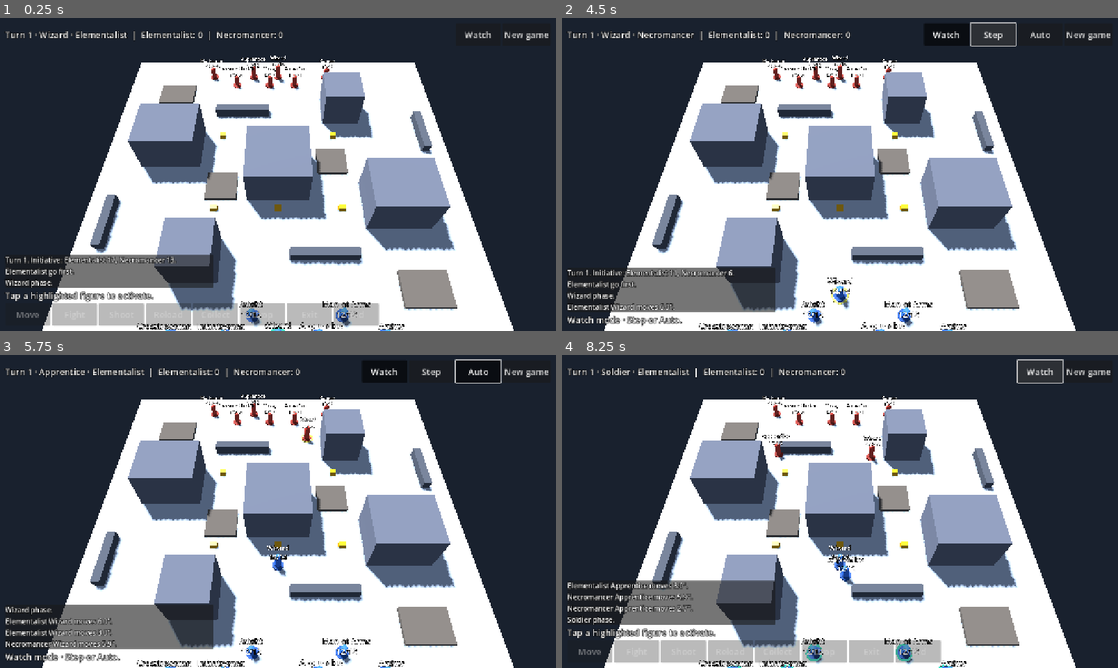
Above: before the commit, frames 1-4 (two rows, left to right).
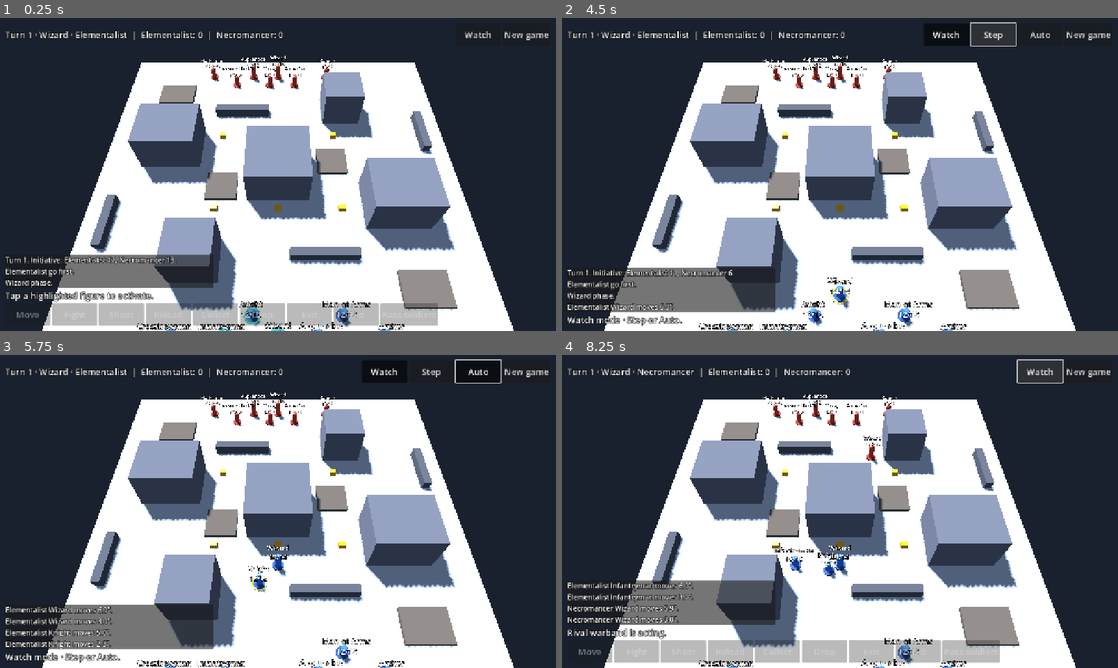
Above: after the commit, the same moments.

Repository: drag0nblad3/Frostgame
Game: Godot game, scene res://scenes/main.tscn
The game is run twice, just before and just after one commit, with the same random seed, the same clock (stepped at 60 frames per second) and the same inputs.
Inputs:
- Up to frame 1 (0.25 s): no input
- Up to frame 2 (4.5 s): click "New game" at 0.5 s; click "New game" at 1.25 s; click "Watch" at 2 s; click "Watch" at 2.75 s; click "Watch" at 3.5 s; click "Step" at 4.25 s
- Up to frame 3 (5.75 s): click "Auto" at 5 s
- Up to frame 4 (8.25 s): click "Watch" at 5.75 s; click "Step" at 6.5 s; click "Auto" at 7.25 s; click "Watch" at 8 s

The runs differ from the first frame. In frame 1, 0.7% of the frame differs, in the area x 39-79%, y 91-100%; in frame 2, 0.4%; in frame 3, 1.8%; in frame 4, 3.7%, in the area x 1-79%, y 4-100%.

Commit message:
Implement normal wizard and apprentice early-phase soldier activations

Diff:
--- a/src/core/explain/explainer.gd
+++ b/src/core/explain/explainer.gd
@@ -21,6 +21,8 @@
 			return "Turn %d. Initiative: %s. %s go first." % [d["turn"], ", ".join(parts), s.side_names[d["order"][0]]]
 		"phase":
 			return "%s phase." % Phase.name_of(d["phase"])
+		"early_phase_finished":
+			return "%s pass their remaining early soldier activations." % s.side_names[d["side"]]
 		"move":
 			return "%s moves %.1f\"." % [name_of(s, d["id"]), d["cost"]]
 		"fight":
--- /dev/null
+++ b/src/core/rules/turn/early_phase.gd
@@ -0,0 +1,70 @@
+class_name EarlyPhase
+extends RefCounted
+## Wizard/apprentice phase eligibility snapshot and normal individual activations (pp. 40–43).
+## Separate group activation (all movement before second actions) is a later rule.
+
+const MAX_SOLDIERS := 3
+const RANGE := 3.0
+
+var leaders := {}
+var eligible := {}
+var used := {}
+var closed := {}
+
+
+func capture(s: GameState) -> void:
+	leaders.clear()
+	eligible.clear()
+	used.clear()
+	closed.clear()
+	if s.phase not in [Phase.WIZARD, Phase.APPRENTICE]:
+		return
+	for side in s.side_count():
+		var leader: Figure = null
+		for f in s.side_figures(side):
+			if Phase.of_figure(f) == s.phase and not f.activated:
+				leader = f
+				break
+		if leader == null:
+			continue
+		leaders[side] = leader.id
+		used[side] = 0
+		var ids: Array[int] = []
+		for soldier in s.side_figures(side):
+			if soldier.activated or Phase.of_figure(soldier) != Phase.SOLDIER:
+				continue
+			var edge_distance := maxf(leader.pos.distance_to(soldier.pos) - 2.0 * Figure.BASE_RADIUS, 0.0)
+			if edge_distance <= RANGE and LineOfSight.check(s.board, leader.pos, soldier.pos).clear:
+				ids.append(soldier.id)
+		eligible[side] = ids
+
+
+func waiting(s: GameState, side: int) -> Array[Figure]:
+	var out: Array[Figure] = []
+	if not leaders.has(side) or closed.get(side, false):
+		return out
+	var leader := s.figure(leaders[side])
+	# If a rival removed the leader before its side started, it gets no early activations.
+	if not leader.in_play() and not leader.activated:
+		return out
+	if leader.in_play() and not leader.activated:
+		out.append(leader)
+	if int(used[side]) >= MAX_SOLDIERS:
+		return out
+	for id: int in eligible[side]:
+		var f := s.figure(id)
+		if f.in_play() and not f.activated:
+			out.append(f)
+	return out
+
+
+func record_activation(s: GameState, f: Figure) -> void:
+	if s.phase in [Phase.WIZARD, Phase.APPRENTICE] and Phase.of_figure(f) == Phase.SOLDIER:
+		used[f.side] = int(used.get(f.side, 0)) + 1
+
+
+func can_finish(s: GameState, side: int) -> bool:
+	if s.phase not in [Phase.WIZARD, Phase.APPRENTICE] or not leaders.has(side) or closed.get(side, false):
+		return false
+	var leader := s.figure(leaders[side])
+	return leader.activated and not waiting(s, side).is_empty()
--- a/src/core/rules/turn/phase.gd
+++ b/src/core/rules/turn/phase.gd
@@ -1,8 +1,8 @@
 class_name Phase
 extends RefCounted
 ## Turn phases in order. Each figure activates in the phase matching its role.
-## TODO(rules): the wizard's group activation (soldiers within 3") and the
-## creature phase are not modelled yet.
+## EarlyPhase handles normal wizard/apprentice soldier eligibility.
+## TODO(rules): simultaneous group activation and creature phase are pending.
 
 enum { WIZARD, APPRENTICE, SOLDIER }
 
--- a/src/core/state/game_controller.gd
+++ b/src/core/state/game_controller.gd
@@ -42,6 +42,7 @@
 	if state.active_id != -1 or f == null or not activatable().has(f):
 		return false
 	state.active_id = id
+	state.early.record_activation(state, f)
 	f.actions_left = 2
 	f.moves_taken = 0
 	f.acted = false
@@ -189,3 +190,17 @@
 
 func can_exit_table(node: Vector2i, r: MoveReach = null) -> bool:
 	return _loot.can_exit(node, r)
+
+
+func can_finish_early_phase() -> bool:
+	return not state.over and state.active_id == -1 and state.early.can_finish(state, state.current_side())
+
+
+func finish_early_phase() -> bool:
+	if not can_finish_early_phase():
+		return false
+	var side := state.current_side()
+	state.early.closed[side] = true
+	emit("early_phase_finished", {"side": side})
+	_flow.after_activation()
+	return true
--- a/src/core/state/game_state.gd
+++ b/src/core/state/game_state.gd
@@ -9,6 +9,7 @@
 var side_names: Array[String] = []
 var turn := 0
 var phase := Phase.WIZARD
+var early := EarlyPhase.new()
 ## Sides in initiative order this turn, and whose go it is within the phase.
 var order: Array[int] = []
 var order_index := 0
@@ -66,6 +67,8 @@
 
 ## Figures of `side` still waiting to activate in the current phase.
 func waiting(side: int) -> Array[Figure]:
+	if phase in [Phase.WIZARD, Phase.APPRENTICE]:
+		return early.waiting(self, side)
 	var out: Array[Figure] = []
 	for f in side_figures(side):
 		if not f.activated and Phase.of_figure(f) == phase:
--- a/src/core/state/turn_flow.gd
+++ b/src/core/state/turn_flow.gd
@@ -30,6 +30,7 @@
 	s.order = ini["order"]
 	s.order_index = 0
 	s.phase = Phase.WIZARD
+	s.early.capture(s)
 	_c.emit("turn_start", {"turn": s.turn, "order": s.order, "rolls": ini["rolls"]})
 	_c.emit("phase", {"phase": s.phase})
 	_settle()
@@ -53,6 +54,7 @@
 			start_turn()
 			return
 		s.phase = Phase.ORDER[i]
+		s.early.capture(s)
 		_c.emit("phase", {"phase": s.phase})
 
 
--- a/src/view/battle/battle_input.gd
+++ b/src/view/battle/battle_input.gd
@@ -32,6 +32,8 @@
 	reach = null
 	var f := c.state.active()
 	if f == null:
+		if c.can_finish_early_phase():
+			available.append("pass_phase")
 		mode = "select"
 		preview()
 		return
@@ -80,6 +82,8 @@
 		"select":
 			targets.assign(c.activatable())
 			radius = 0.65
+			if c.can_finish_early_phase():
+				hint = "Activate a nearby soldier or pass the remaining early activations."
 		"move", "exit":
 			if reach != null:
 				for n: Vector2i in reach.nodes():
@@ -119,6 +123,8 @@
 	if not available.has(key):
 		return false
 	match key:
+		"pass_phase":
+			return c.finish_early_phase()
 		"reload":
 			return c.reload()
 		"end":
--- a/src/view/hud/battle_hud.gd
+++ b/src/view/hud/battle_hud.gd
@@ -9,7 +9,7 @@
 signal action_pressed(action: String)
 
 const LOG_LINES := 4
-const ACTIONS := {"move": "Move", "fight": "Fight", "shoot": "Shoot", "reload": "Reload", "collect": "Collect", "drop": "Drop", "exit": "Exit", "end": "End"}
+const ACTIONS := {"move": "Move", "fight": "Fight", "shoot": "Shoot", "reload": "Reload", "collect": "Collect", "drop": "Drop", "exit": "Exit", "end": "End", "pass_phase": "Pass soldiers"}
 
 var _status: Label
 var _hint: Label
@@ -73,7 +73,7 @@
 	_blocks.append(_action_row)
 	for key: String in ACTIONS:
 		var button := _button(ACTIONS[key], func() -> void: action_pressed.emit(key))
-		button.toggle_mode = key not in ["reload", "end"]
+		button.toggle_mode = key not in ["reload", "end", "pass_phase"]
 		_action_row.add_child(button)
 		_buttons[key] = button
 
--- a/tests/unit/test_turn.gd
+++ b/tests/unit/test_turn.gd
@@ -3,8 +3,8 @@
 
 func _game(rolls: Array) -> GameController:
 	var figs: Array[Figure] = [
-		fig("wizard", 0, Vector2(5, 5)), fig("thug", 0, Vector2(8, 5)),
-		fig("wizard", 1, Vector2(5, 30)), fig("thug", 1, Vector2(8, 30)),
+		fig("wizard", 0, Vector2(5, 5)), fig("thug", 0, Vector2(12, 5)),
+		fig("wizard", 1, Vector2(5, 30)), fig("thug", 1, Vector2(12, 30)),
 	]
 	return make_game(make_board(), figs, LoadedDice.new(rolls))
 
@@ -48,3 +48,60 @@
 	c.end_activation()
 	check(c.state.over, "game over")
 	check_eq(c.state.winner, 0, "blue wins")
+
+
+func test_early_phase_snapshot_and_optional_pass() -> void:
+	var figs: Array[Figure] = [
+		fig("wizard", 0, Vector2(5, 5)), fig("thug", 0, Vector2(8, 5)),
+		fig("thug", 0, Vector2(11, 5)), fig("wizard", 1, Vector2(30, 30)),
+		fig("thug", 1, Vector2(28, 30)),
+	]
+	var c := make_game(make_board(), figs, LoadedDice.new([12, 4]))
+	c.start_game()
+	check(c.activatable().has(figs[1]), "nearby soldier is eligible")
+	check(not c.activatable().has(figs[2]), "distant soldier is not eligible")
+	check(not c.finish_early_phase(), "wizard must activate")
+	check(c.activate(1))
+	check(c.move_to(MovePlanner.node_at(Vector2(9, 7))))
+	c.end_activation()
+	check(c.activatable().has(figs[1]), "initially eligible soldier remains eligible")
+	check(not c.activatable().has(figs[2]), "newly nearby soldier cannot join")
+	check(c.finish_early_phase())
+	check_eq(c.state.current_side(), 1)
+	check(c.activate(4))
+	c.end_activation()
+	check(c.finish_early_phase())
+	check_eq(c.state.phase, Phase.SOLDIER)
+	check(c.activate(2), "passed soldier remains available in soldier phase")
+
+
+func test_only_three_early_soldiers_and_no_double_activation() -> void:
+	var figs: Array[Figure] = [
+		fig("wizard", 0, Vector2(10, 10)), fig("thug", 0, Vector2(12, 10)),
+		fig("thug", 0, Vector2(8, 10)), fig("thug", 0, Vector2(10, 12)),
+		fig("thug", 0, Vector2(10, 8)), fig("wizard", 1, Vector2(30, 30)),
+		fig("apprentice", 0, Vector2(12, 12)), fig("thug", 1, Vector2(25, 25)),
+	]
+	var c := make_game(make_board(), figs, LoadedDice.new([12, 4]))
+	c.start_game()
+	for id in [2, 3, 4]:
+		check(c.activate(id), "soldiers may act before the wizard")
+		c.end_activation()
+	check(not c.activate(5), "fourth soldier prohibited")
+	check(c.activate(1))
+	c.end_activation()
+	check(c.activate(6))
+	c.end_activation()
+	check_eq(c.state.phase, Phase.APPRENTICE)
+	check(not c.activate(2), "already activated during wizard phase")
+	check(c.activate(7))
+
+
+func test_early_eligibility_requires_sight() -> void:
+	var figs: Array[Figure] = [
+		fig("wizard", 0, Vector2(10, 10)), fig("thug", 0, Vector2(13, 10)),
+		fig("wizard", 1, Vector2(30, 30)),
+	]
+	var c := make_game(make_board([["ruin", 11, 9, 1, 2]]), figs, LoadedDice.new([12, 4]))
+	c.start_game()
+	check(not c.activate(2), "ruin blocks early activation LOS")
Not shown, changed: docs/PLANNING.md
Not shown, changed: docs/rules-coverage.md
